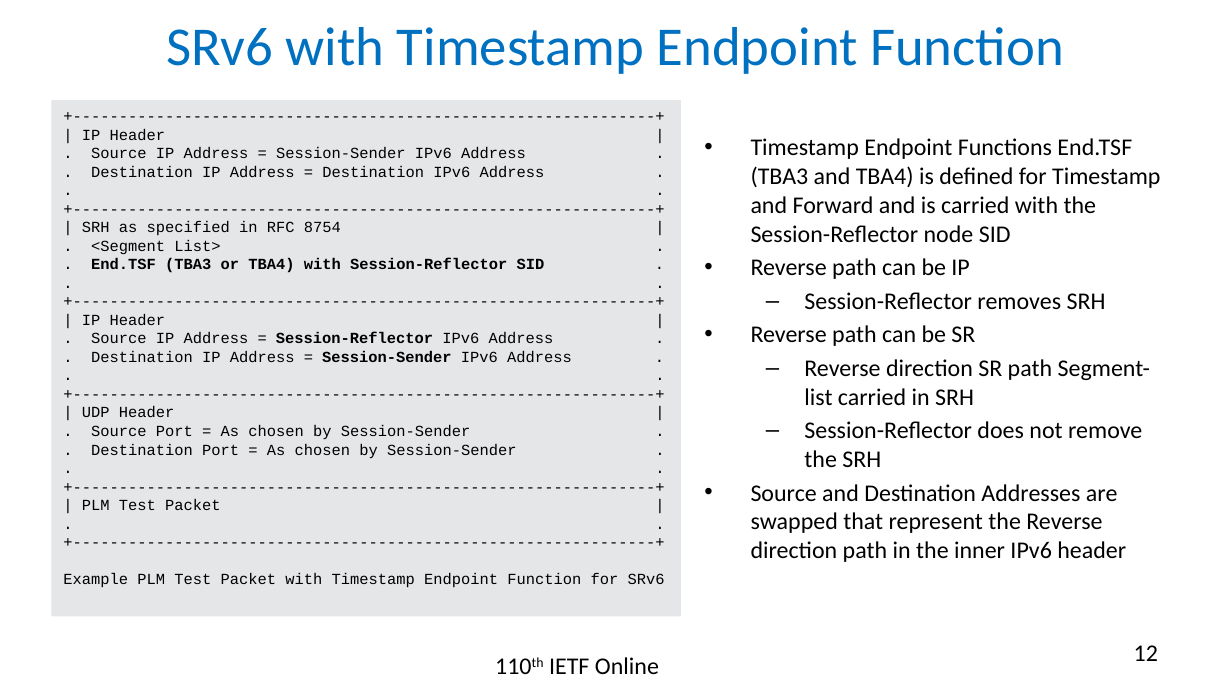
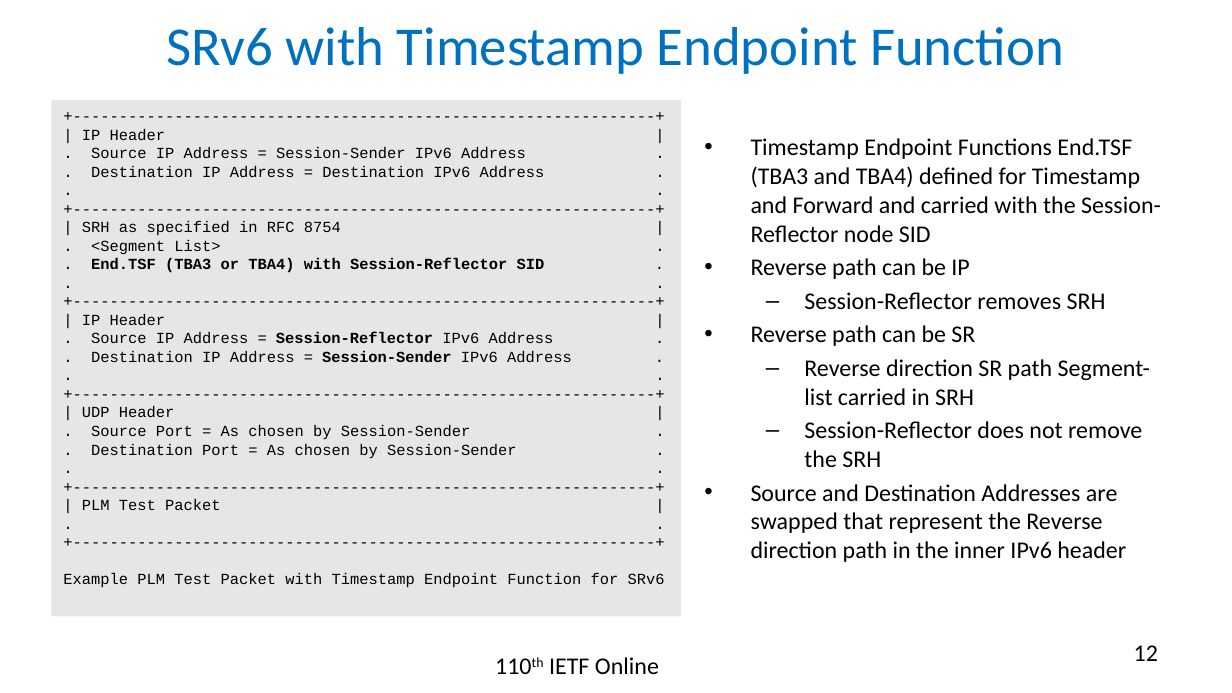
Before and after one commit to rakgandhi/ietf-slides, a slide deck: slide 12 of draft-gandhi-spring-sr-enhanced-plm-04.pptx. Drawn at 1232x693 pixels with LibreOffice and Linux fonts; fonts in the diff are those of the drawing. Boxes give left, top, right and bottom in pixels: in the first picture for what was removed or moved away, otherwise in the second. Text is boxed around its words. In the diff, an @@ line names an element or a change of style, - is before the commit and + after.

```diff
--- a/draft-gandhi-spring-sr-enhanced-plm-04.pptx
+++ b/draft-gandhi-spring-sr-enhanced-plm-04.pptx
@@ text at <box>751,138,1161,242</box>: text changed @@
-• Timestamp Endpoint Functions End.TSF (TBA3 and TBA4) is defined for Timestamp and Forward and is carried with the Session-Reflector node SID
+• Timestamp Endpoint Functions End.TSF (TBA3 and TBA4) defined for Timestamp and Forward and carried with the Session-Reflector node SID
```
Also in this commit, not shown: 3 other slides changed, 5 other files.
